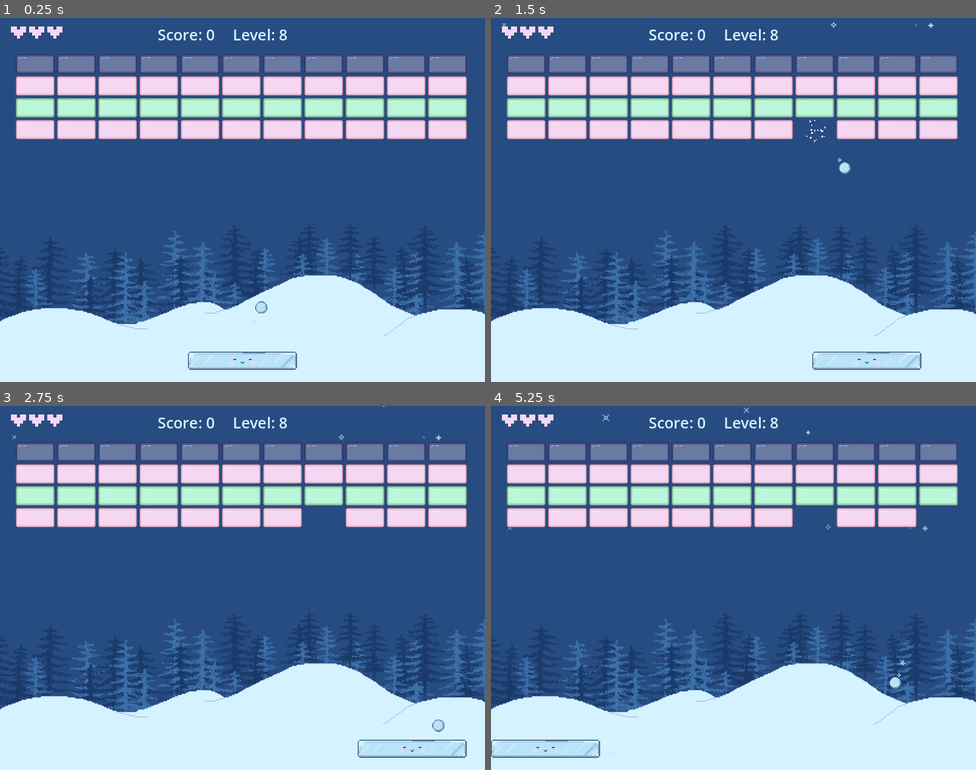
Above: before the commit, frames 1-4 (two rows, left to right).
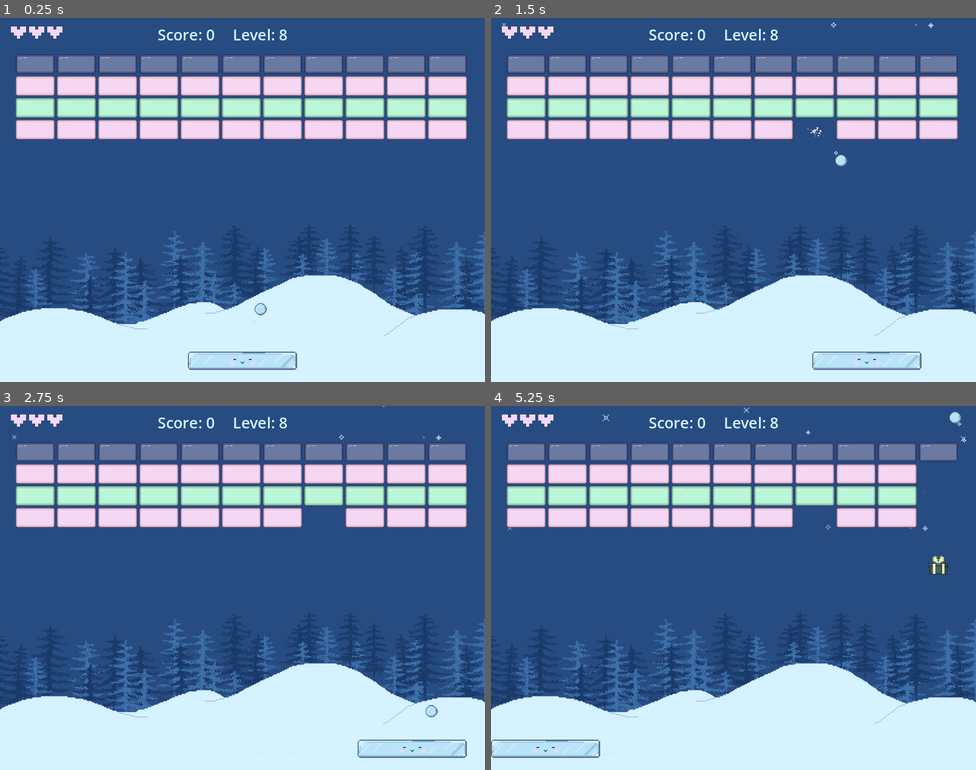
Above: after the commit, the same moments.

Repository: aysieelf/Snow-Break
Game: Godot game, scene res://levels/scenes/main_scene.tscn
Two runs of this game, one before a commit and one after it. Both use one fixed random seed, a clock stepped at 60 frames per second and the inputs below.
Inputs:
- Up to frame 1 (0.25 s): no input
- Up to frame 2 (1.5 s): hold Right (move_right) 0.53-1.28 s; hold A (move_left) from 1.28 s (still down)
- Up to frame 3 (2.75 s): release A (move_left) at 2.03 s; hold Right (move_right) from 2.03 s (still down)
- Up to frame 4 (5.25 s): release Right (move_right) at 3.53 s; hold A (move_left) from 3.53 s (still down)

The runs differ from the first frame. In frame 1, less than 0.1% of the frame differs, in the area x 52-56%, y 77-82%; in frame 2, 0.1%; in frame 3, 0.1%; in frame 4, 1.2%, in the area x 82-98%, y 1-78%.

Commit message:
update: constants.gd - change initial ball speed

Diff:
--- a/winter-splinter/core/utils/constants.gd
+++ b/winter-splinter/core/utils/constants.gd
@@ -41,7 +41,7 @@
 const PADDLE_MAX_X = 672
 
 # Snowball settings
-const BALL_INIT_SPEED = 250
+const BALL_INIT_SPEED = 240
 const BALL_MAX_SPEED = 10
 const BALL_ACCELERATION = 0.1
 const BALL_HEIGHT = 20
